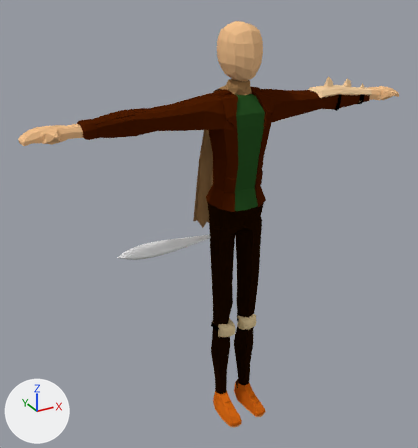
The Blender file Models/MC_Model_Clothes.blend as it was, and as the next commit left it.
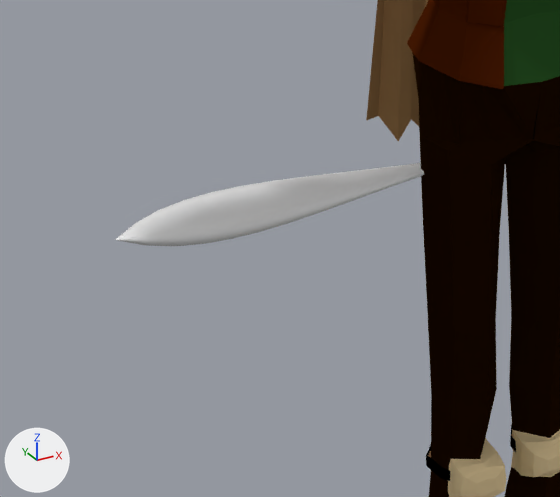
The first picture shows the older version from a 50 mm lens placed at (-4.52, -7.36, 3.9), pointed at (-0.33, 0.26, 0.09). The close-ups show both versions on the part from 20% to 60% of the width and 41% to 75% of the height of that picture; other places that the commit changed are outside them. The axes (+X, +Y, +Z) are drawn at lower left. The lights are the same throughout.

The older version as bpy lines, for what is in view:
```python
ob_bez_hairlock_000 = bpy.data.objects.new('bez_HairLock.000', cu_beziercurve)
ob_bez_hairlock_000.location = (-2.018, 0.0, 0.0)
ob_cube = bpy.data.objects.new('Cube', me_cube_002)
ob_cube.location = (0.0, 0.0, 0.0)
```
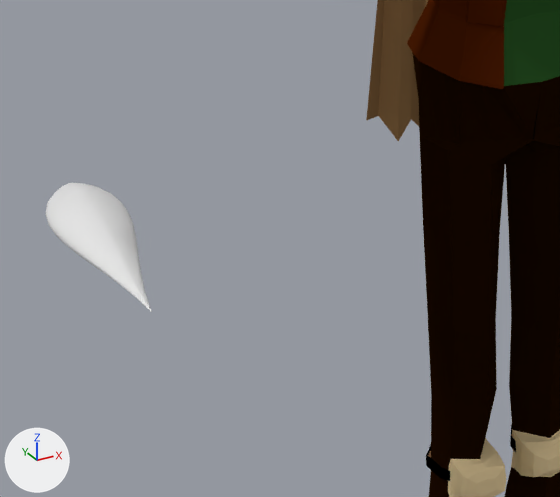
Boxes [x1, y1, x2, y2] around the edits, measured in the close-ups (560 x 497 px):
'bez_HairLock.000', reshaped, moved, rescaled
    before: [115, 163, 424, 246]
    after: [45, 183, 152, 312]

What changed in the scene script:
```text
Change cu_beziercurve:
    where _sp = cu_beziercurve.splines.new('BEZIER'); _sp.bezier_points.add(1)
    remove _sp.bezier_points.foreach_set('co', [-0.00116, 0.0, 0.0, 1.999, 0.0, 0.0])
    remove _sp.bezier_points.foreach_set('handle_left', [-0.501, 0.0, 0.0, 0.999, 0.0, 0.0])
    remove _sp.bezier_points.foreach_set('handle_right', [0.499, 0.0, 0.0, 2.999, 0.0, 0.0])
    add _sp.bezier_points.foreach_set('co', [0.000059, 0.00116, 0.0, -0.102, -1.996, 0.0])
    add _sp.bezier_points.foreach_set('handle_left', [0.0255, 0.501, 0.0, -0.0508, -0.998, 0.0])
    add _sp.bezier_points.foreach_set('handle_right', [-0.0253, -0.498, 0.0, -0.152, -2.995, 0.0])
Change ob_bez_hairlock_000:
    ob_bez_hairlock_000.location: (-2.018, 0.0, 0.0) -> (-2.018, 0.649, 0.0)
    ob_bez_hairlock_000.scale: (1.0, 1.0, 1.0) -> (1.0, 0.677, 1.0)
```
